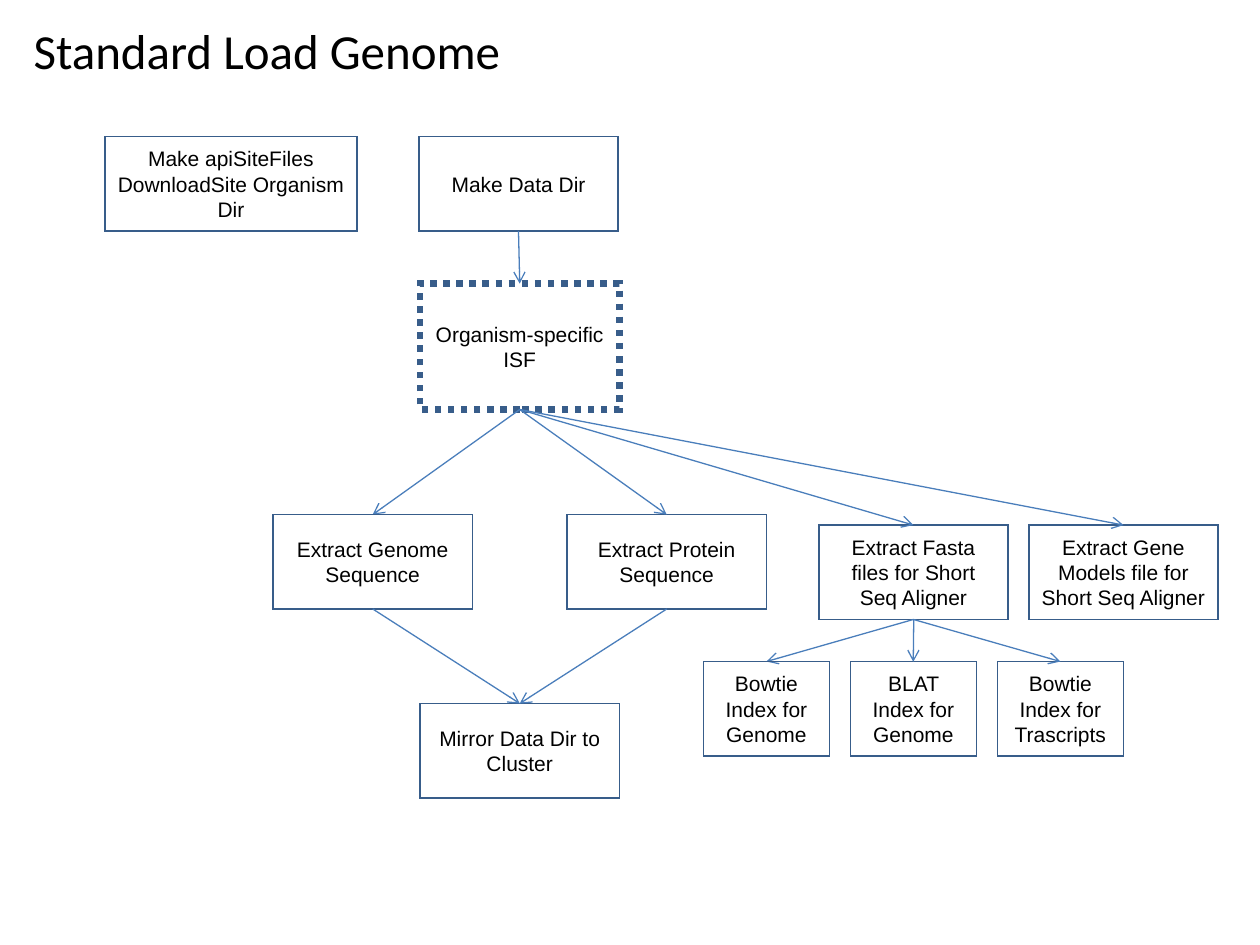
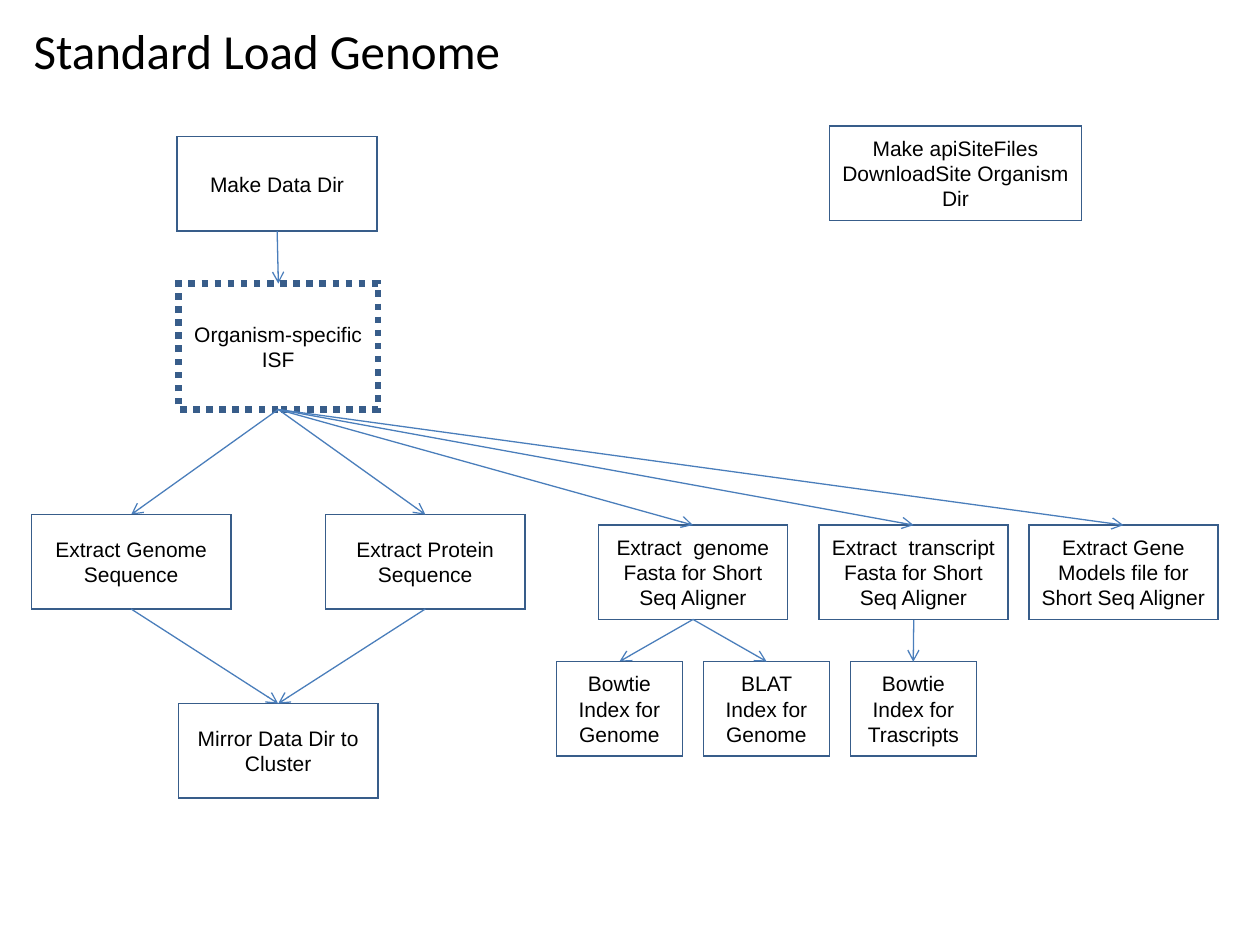
Before and after one commit to VEuPathDB/ApiCommonWorkflow, a slide deck: slide 5 of Main/doc/IntegratedWorkflow.ppt. Drawn at 1260x945 pixels with LibreOffice and Linux fonts; fonts in the diff are those of the drawing. Boxes give left, top, right and bottom in pixels: in the first picture for what was removed or moved away, otherwise in the second. Text is boxed around its words. In the diff, an @@ line names an element or a change of style, - is before the commit and + after.

Commit message:
adjust loadGenome

```diff
--- a/Main/doc/IntegratedWorkflow.ppt
+++ b/Main/doc/IntegratedWorkflow.ppt
@@ rectangle "Make apiSiteFiles DownloadSite Organism Dir": place and size @@
-rectangle "Make apiSiteFiles DownloadSite Organism Dir" at (105, 136, 357, 231)
+rectangle "Make apiSiteFiles DownloadSite Organism Dir" at (829, 126, 1081, 220)
@@ 5 rectangles, 1 arrow: place and size @@
-5 rectangles, 1 arrow at (273, 136, 766, 798)
+5 rectangles, 1 arrow at (32, 136, 524, 798)
@@ arrow added from (278, 410) to (131, 514), #4A7EBB 0.74 pt @@
@@ arrow moved from (520, 410) - (373, 514) to (278, 410) - (426, 514) @@
@@ arrow moved from (519, 410) - (914, 525) to (278, 410) - (1124, 525) @@
@@ arrow moved from (520, 410) - (1124, 525) to (278, 410) - (914, 525) @@
@@ arrow moved from (519, 410) - (667, 514) to (278, 410) - (693, 525) @@
@@ rectangle added at (598, 525, 788, 620), outline #385D8A 0.99 pt, 12 pt, text #000000 @@
+Extract genome Fasta for Short Seq Aligner
@@ text in rectangle at (832, 539, 995, 610): text changed @@
-Extract Fasta files for Short Seq Aligner
+Extract transcript Fasta for Short Seq Aligner
@@ arrow added from (131, 609) to (278, 703), #4A7EBB 0.74 pt @@
@@ arrow moved from (373, 609) - (520, 703) to (426, 609) - (278, 703) @@
@@ arrow moved from (667, 609) - (519, 703) to (693, 620) - (620, 662) @@
@@ arrow moved from (914, 620) - (766, 662) to (693, 620) - (766, 662) @@
@@ arrow removed from (914, 620) to (1061, 662) @@
@@ rectangle "Bowtie Index for Genome": place and size @@
-rectangle "Bowtie Index for Genome" at (703, 662, 829, 756)
+rectangle "Bowtie Index for Genome" at (557, 662, 683, 756)
@@ rectangle "BLAT Index for Genome": place and size @@
-rectangle "BLAT Index for Genome" at (850, 662, 976, 756)
+rectangle "BLAT Index for Genome" at (703, 662, 829, 756)
@@ rectangle "Bowtie Index for Trascripts": place and size @@
-rectangle "Bowtie Index for Trascripts" at (998, 662, 1124, 756)
+rectangle "Bowtie Index for Trascripts" at (850, 662, 976, 756)
```
